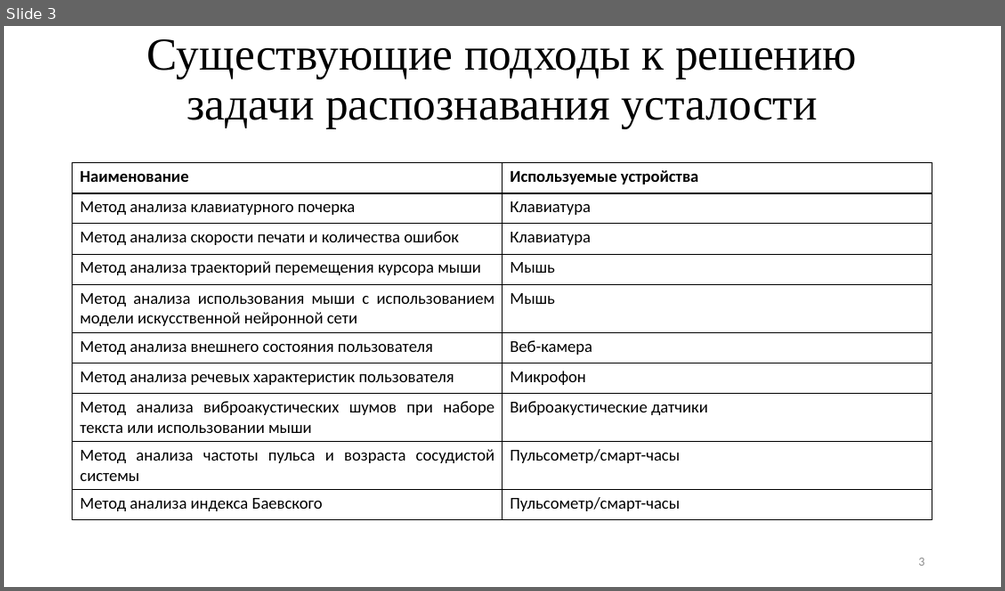
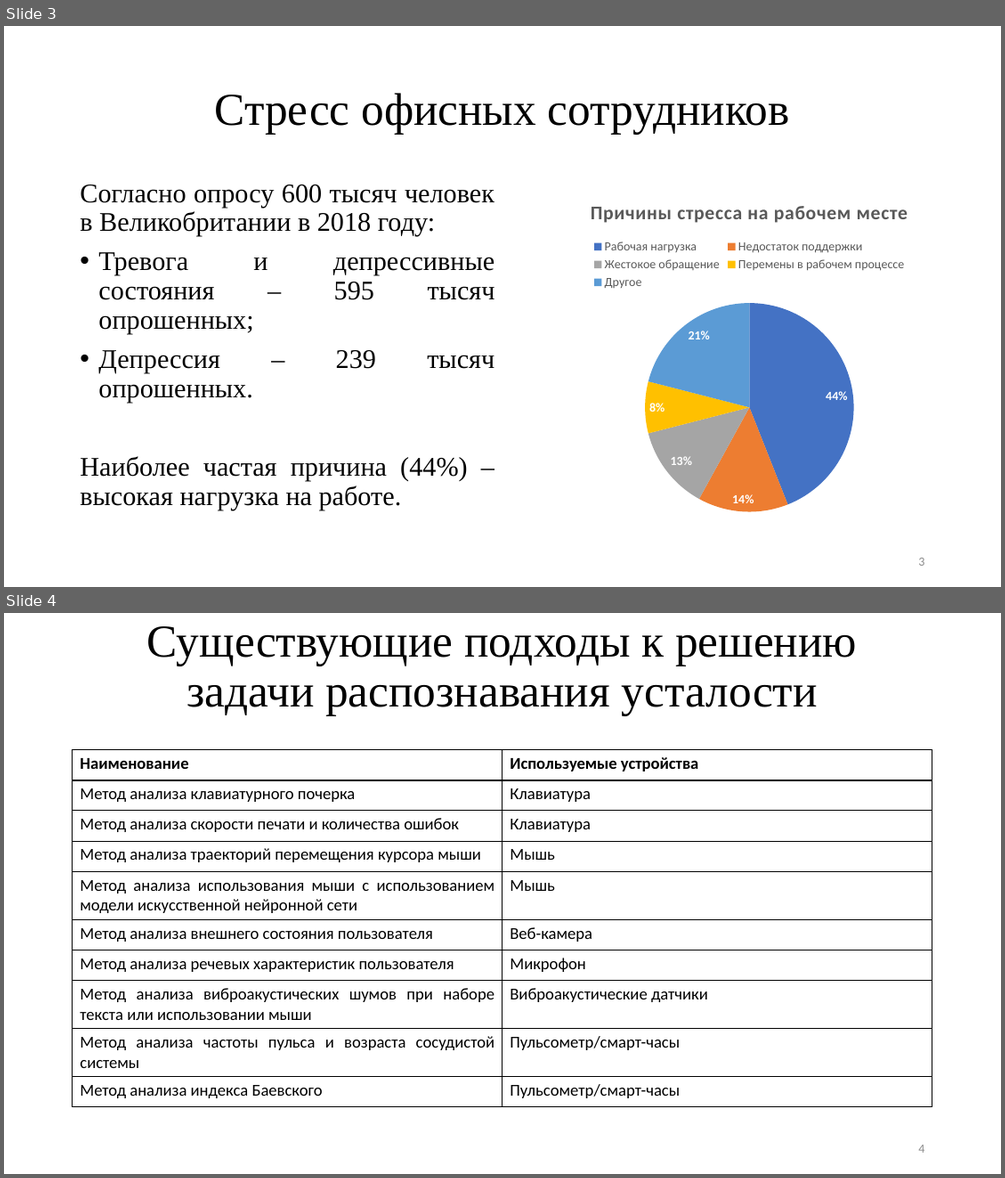
Before and after one commit to TheSawIsTheLaw/FatigueRecognitionSystem, a slide deck: Presentation/presentation.pptx. Shown one above the other, each under a label of ours: slide 3 before the commit, slides 3 and 4 after it. The pictures are 1005x591 and 1005x1178 pixels, drawn with LibreOffice and Linux fonts; fonts in the diff are those of the drawing. Boxes give left, top, right and bottom in pixels: in the first picture for what was removed or moved away, otherwise in the second. Text is boxed around its words. In the diff, an @@ line names an element or a change of style, - is before the commit and + after.

```diff
--- a/Presentation/presentation.pptx
+++ b/Presentation/presentation.pptx
@@ slide 3 added at box(4, 26, 1001, 587), background #FFFFFF @@
@@ title added at box(215, 93, 790, 134), 44 pt, text #000000 @@
+Стресс офисных сотрудников
@@ text added at box(80, 184, 495, 510), 25.9 pt, text #000000 @@
+Согласно опросу 600 тысяч человек в Великобритании в 2018 году:
+• Тревога и депрессивные состояния – 595 тысяч опрошенных;
+• Депрессия – 239 тысяч опрошенных.
+Наиболее частая причина (44%) – высокая нагрузка на работе.
@@ pie chart added at box(502, 184, 996, 522) @@
+title "Причины стресса на рабочем месте "
+categories: Рабочая нагрузка, Недостаток поддержки, Жестокое обращение, Перемены в рабочем процессе, Другое
+Series 1: 44, 14, 13, 8, 21
@@ page number added at box(918, 557, 924, 565), 12 pt, text #8C8C8C @@
+3
@@ what was slide 3 is now slide 4 @@
@@ page number at box(918, 1144, 924, 1152): text changed @@
-3
+4
```
Also in this commit, not shown: 12 slides changed, 1 other slide added, 29 other files.
